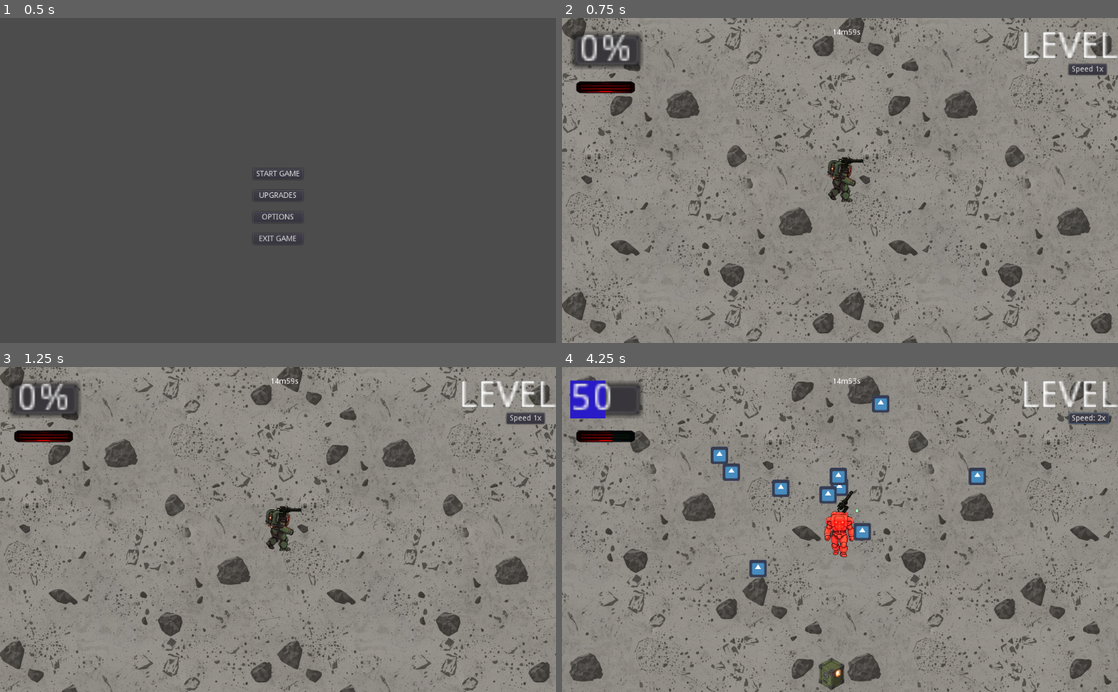
Above: before the commit, frames 1-4 (two rows, left to right).
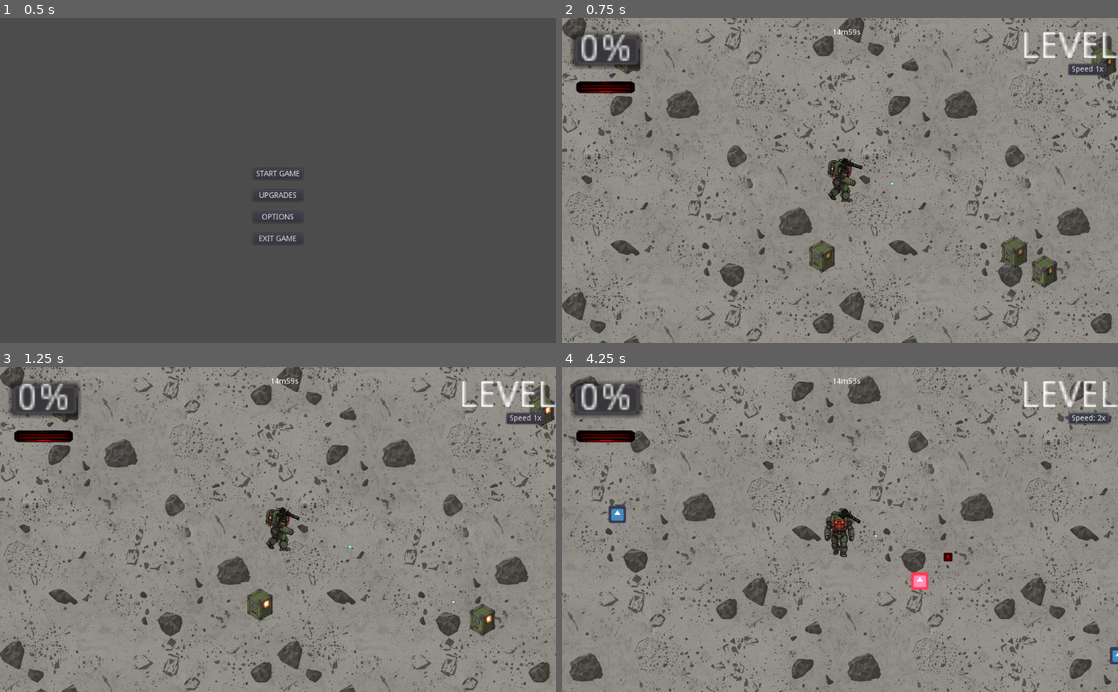
Above: after the commit, the same moments.

Repository: rcameronlyman/NEOBUSHI
Game: Godot game, scene res://MainMenu.tscn
Same seed, same stepped clock (60 frames per second), same inputs: the game is played once before the commit and once after it. The engine's default icon, where the game draws it, is replaced by a stand-in: a white triangle on a blue panel in a dark square.
Inputs (mouse positions are in pixels of both pictures, inside the frame that each line leads up to):
- Up to frame 1 (0.5 s): no input
- Up to frame 2 (0.75 s): click "START GAME" at 0.5 s
- Up to frame 3 (1.25 s): no input
- Up to frame 4 (4.25 s): click "Speed 1x" at 1.25 s; click "Speed: 1.5x" at 2 s; move the mouse to (962, 513) at 2.77 s; hold D (move_right) 2.78-3.53 s; move the mouse to (728, 545) at 3.52 s; hold S (move_down) from 3.53 s (still down)

Frame 1 is identical in both runs. In frame 2, 1.4% of the frame differs, in the area x 6-100%, y 9-100%; in frame 3, 1.1%; in frame 4, 4.0%, in the area x 1-100%, y 4-100%.

Commit message:
Added Health, Magnet, Overdrive (4x fire rate), and Speed power-ups to Supply Crates; fixed gem collection logic and range detection

Diff:
--- a/CratePlacer.gd
+++ b/CratePlacer.gd
@@ -1,13 +1,14 @@
 extends Node2D
 
-# 1. Case-Sensitivity Audit: Path must match your file system exactly
 export(PackedScene) var crate_scene = preload("res://SupplyCrate.tscn")
 
-export var total_crates = 200  # Adjust for density
-export var map_range = 5000   # Based on your 10k x 10k Lunar Surface
+# 800 crates makes the world feel alive without lagging the game
+export var total_crates = 800
+# Setting this to 2500 keeps them in a 5k area around you
+# so you aren't wandering in a desert forever.
+export var map_range = 2500
 
 func _ready():
-	# Ensuring random seeds differ every time the .exe is launched
 	randomize()
 	spawn_all_crates()
 
@@ -15,12 +16,11 @@
 	for i in range(total_crates):
 		var crate = crate_scene.instance()
 
-		# 2. Frame-Rate Independence: This is a one-time position shift
-		# Positions crates randomly between -5000 and 5000 on both axes
+		# Spawns crates in a tighter circle/square around the center
 		var x_pos = rand_range(-map_range, map_range)
 		var y_pos = rand_range(-map_range, map_range)
 
-		crate.global_position = Vector2(x_pos, y_pos)
+		crate.position = Vector2(x_pos, y_pos)
 
-		# Adding to the root of the World scene
-		get_tree().current_scene.call_deferred("add_child", crate)
+		# Adding to THIS node keeps the Remote tree clean
+		add_child(crate)
--- a/EnemySpawner.gd
+++ b/EnemySpawner.gd
@@ -1,28 +1,30 @@
 extends Node2D
 
 var enemy_scene = preload("res://Enemy.tscn")
-var spawn_range = 800
-var safety_margin = 550
+
+# --- SPAWN DISTANCES ---
+# Increased to ensure they spawn outside the camera view (1000+)
+var spawn_range = 1400
+var safety_margin = 1100
 
 # --- SWARM SETTINGS ---
-var base_spawn_time = 1.5          # Start faster
-var minimum_spawn_time = 0.2       # Rapid-fire spawning
-var difficulty_increase_rate = 0.08 # Ramp up intensity quickly
-var enemies_per_burst = 3          # How many spawn at once (Increase this for more chaos!)
+var base_spawn_time = 2.0          # Slightly slower start
+var minimum_spawn_time = 0.5       # Reasonable cap for high intensity
+var difficulty_increase_rate = 0.02 # Much smoother ramp up (was 0.08)
+var enemies_per_burst = 2          # Dropped from 3 to 2 for better pacing
 
 # NEW: High-intensity testing ceiling
-var max_enemies = 750
+var max_enemies = 50
 
 func _ready():
 	$SpawnTimer.wait_time = base_spawn_time
 	$SpawnTimer.start()
 
 func _on_SpawnTimer_timeout():
-	var current_enemy_count = get_tree().get_nodes_in_group("enemies").size()
+	# Counting "mobs" specifically so SupplyCrates don't block spawns
+	var current_enemy_count = get_tree().get_nodes_in_group("mobs").size()
 
-	# Only spawn if we haven't hit the massive ceiling
 	if current_enemy_count < max_enemies:
-		# SWARM LOGIC: Spawn a cluster instead of just one
 		for i in range(enemies_per_burst):
 			if current_enemy_count + i < max_enemies:
 				spawn_enemy()
@@ -35,22 +37,20 @@
 	if not player:
 		return
 
-	# Calculate spawn position in a circle around the player
+	# Calculate spawn position in a circle outside the view
 	var random_angle = rand_range(0, TAU)
 	var direction = Vector2(cos(random_angle), sin(random_angle))
 	var distance = rand_range(safety_margin, spawn_range)
 	var spawn_pos = player.global_position + (direction * distance)
 
 	var enemy = enemy_scene.instance()
+
+	# Important: Ensure the enemy is added to "mobs" for the count check
+	enemy.add_to_group("mobs")
+
 	get_tree().current_scene.add_child(enemy)
 	enemy.global_position = spawn_pos
 
 func increase_difficulty():
-	# Ramp up both the speed of spawning AND the number of enemies per burst
 	if $SpawnTimer.wait_time > minimum_spawn_time:
 		$SpawnTimer.wait_time -= difficulty_increase_rate
-
-	# Every time the timer hits its fastest speed, consider increasing enemies_per_burst
-	# (Optional: uncomment below if you want it to get truly insane)
-	# if $SpawnTimer.wait_time <= minimum_spawn_time and enemies_per_burst < 10:
-	#	enemies_per_burst += 1
--- a/Gem.gd
+++ b/Gem.gd
@@ -8,6 +8,7 @@
 
 # Magnet settings
 var attract_speed = 600.0
+var target_player = null
 
 func _ready():
 	randomize()
@@ -30,12 +31,22 @@
 			slide_velocity = Vector2.ZERO
 
 	# 2. Handle the Magnet (Attraction)
-	# We find the player in the scene
-	var player = get_tree().current_scene.find_node("Player", true, false)
-	if player:
-		var dist = global_position.distance_to(player.global_position)
-		# Only attract if the player is within their specific pickup_range
-		if dist < player.pickup_range:
-			is_bouncing = false # Stop bouncing if we start attracting
-			var direction = (player.global_position - global_position).normalized()
-			global_position += direction * attract_speed * delta
+	# If we haven't found the player yet, keep looking within the range
+	if not target_player:
+		var player = get_tree().current_scene.find_node("Player", true, false)
+		if player:
+			var dist = global_position.distance_to(player.global_position)
+			if dist < player.pickup_range:
+				target_player = player
+				is_bouncing = false
+
+	# 3. Move toward the player if targeted
+	if target_player:
+		var direction = (target_player.global_position - global_position).normalized()
+		global_position += direction * attract_speed * delta
+
+func _on_Gem_area_entered(area):
+	# This ensures the gem only deletes when it physically touches the Player body
+	if area.name == "Player" or area.is_in_group("player"):
+		# Add your XP signal or function call here
+		queue_free()
--- a/Player.gd
+++ b/Player.gd
@@ -11,13 +11,18 @@
 var health = 100
 var armor = 0
 var healing = 0
-var speed = 375            # Increased by 50% (was 250) to lengthen the stride
+var speed = 375
 var fire_rate = 1.5
 var damage_mult = 1.0
 var pickup_range = 150.0
 var crit_chance = 0.05
 var cooldown_red = 0.0
 var xp_growth_rate = 1.0
+
+# --- POWER-UP TEMPORARY STATS ---
+var boost_speed = 0.0
+var boost_fire_rate = 1.0
+var magnet_active = false
 
 # --- IN-RUN UPGRADE LEVELS ---
 var run_fire_rate_lvl = 0
@@ -52,7 +57,6 @@
 func apply_meta_upgrades():
 	max_health += (Global.upgrade_levels["max_health"] * 20)
 	health = max_health
-	# We also scale the move_speed upgrade by 1.5 to keep step length consistent across levels
 	speed += (Global.upgrade_levels["move_speed"] * 37.5)
 	armor += Global.upgrade_levels["armor"]
 	fire_rate += (Global.upgrade_levels["fire_rate"] * 0.1)
@@ -63,12 +67,11 @@
 	move_mech(delta)
 	update_minigun_visual()
 	apply_passive_healing(delta)
-	# --- CRUSH LOGIC ---
-	# Checks if we are overlapping crates or unarmored enemies to "crush" them
+
 	for area in $GemCollector.get_overlapping_areas():
 		if area.is_in_group("crate") or area.is_in_group("unarmored"):
 			if area.has_method("take_damage"):
-				area.take_damage(100) # Instant destruction on contact
+				area.take_damage(100)
 
 func move_mech(delta):
 	var input = Vector2.ZERO
@@ -77,18 +80,15 @@
 	input = input.normalized()
 
 	if input != Vector2.ZERO:
-		var target_speed = speed
+		var target_speed = speed + boost_speed
 
 		if $AnimatedSprite.frame == 0 or $AnimatedSprite.frame == 1:
-			target_speed = speed * pulse_speed
+			target_speed = (speed + boost_speed) * pulse_speed
 
 		velocity = velocity.move_toward(input * target_speed, acceleration * delta)
 
-		# --- DYNAMIC STEP CALCULATION ---
 		var steps_per_second = 2 + Global.upgrade_levels["move_speed"]
 		var total_fps = steps_per_second * 3
-
-		# MULTIPLY BY 0.66: Slows animation relative to speed to lengthen stride by 50%
 		$AnimatedSprite.speed_scale = (total_fps / 5.0) * 0.66
 
 		$AnimatedSprite.play()
@@ -107,6 +107,73 @@
 
 	velocity = move_and_slide(velocity)
 
+# --- POWER-UP FUNCTIONS ---
+
+func activate_speed_boost(duration):
+	boost_speed = 200.0
+
+	# Start the "Stutter" effect
+	var effect_timer = 0.0
+	while effect_timer < duration:
+		# Toggle transparency for that "ghosting" look
+		$AnimatedSprite.modulate.a = 0.3
+		yield(get_tree().create_timer(0.05), "timeout")
+		$AnimatedSprite.modulate.a = 1.0
+		yield(get_tree().create_timer(0.05), "timeout")
+		effect_timer += 0.1
+
+	# Reset after duration
+	boost_speed = 0.0
+	$AnimatedSprite.modulate.a = 1.0
+
+func activate_overdrive(duration):
+	boost_fire_rate = 4.0
+	# Intense white-hot glow (RGB values above 1.0)
+	$AnimatedSprite.modulate = Color(4, 4, 2)
+
+	yield(get_tree().create_timer(duration), "timeout")
+
+	boost_fire_rate = 1.0
+	$AnimatedSprite.modulate = Color(1, 1, 1) # Reset to normal
+
+func activate_magnet(duration):
+	magnet_active = true
+	var original_range = pickup_range
+	pickup_range = 1000
+	yield(get_tree().create_timer(duration), "timeout")
+	pickup_range = original_range
+	magnet_active = false
+
+func heal(amount):
+	health += amount
+	if health > max_health:
+		health = max_health
+	update_ui()
+
+# --- REVISED XP & POWERUP COLLECTION ---
+
+func _on_GemCollector_area_entered(area):
+	# Analytical Fix: Added 'powerups' group check
+	if area.is_in_group("gems") or area.is_in_group("powerups"):
+		# 1. Check if it's a Power-up or special item first
+		if area.has_method("apply_powerup"):
+			area.apply_powerup(self)
+			return # Exit to avoid XP logic below
+
+		# 2. Treat as XP Gem
+		var dist = global_position.distance_to(area.global_position)
+		if dist < 80:
+			experience += 1.0 * xp_growth_rate
+			Global.gems_collected += 1
+			check_level_up()
+			area.queue_free()
+
+	if area.is_in_group("crate"):
+		if area.has_method("take_damage"):
+			area.take_damage(100)
+
+# --- EXISTING LOGIC (Unchanged) ---
+
 func update_minigun_visual():
 	var target = get_closest_enemy()
 	if target:
@@ -123,43 +190,25 @@
 		health = min(health, max_health)
 		update_ui()
 
-func heal(amount):
-	health += amount
-	if health > max_health:
-		health = max_health
-	update_ui()
-
 func shoot():
 	var target = get_closest_enemy()
-	if not target:
-		return
+	if not target: return
 
 	var bullet_count = 1
 	var spread_angle = 0.18
-
-	if run_split_shot_lvl == 1:
-		bullet_count = 2
-	elif run_split_shot_lvl == 2:
-		bullet_count = 3
-	elif run_split_shot_lvl == 3:
-		bullet_count = 4
-		spread_angle = 0.1
+	if run_split_shot_lvl == 1: bullet_count = 2
+	elif run_split_shot_lvl == 2: bullet_count = 3
+	elif run_split_shot_lvl == 3: bullet_count = 4; spread_angle = 0.1
 
 	var base_dir = (target.global_position - $Minigun/MuzzleFlash.global_position).normalized()
-
 	for i in range(bullet_count):
 		var bullet = bullet_scene.instance()
 		get_parent().add_child(bullet)
 		bullet.global_position = $Minigun/MuzzleFlash.global_position
 		var offset = (i - (bullet_count - 1) / 2.0) * spread_angle
 		bullet.direction = base_dir.rotated(offset).normalized()
-
 		bullet.pierce_count = run_pierce_lvl
 		bullet.bounce_count = run_bounce_lvl
-
-		if run_split_shot_lvl == 3:
-			bullet.damage *= 1.2
-
 	flash_muzzle()
 
 func flash_muzzle():
@@ -173,23 +222,15 @@
 	var enemies = $ShootingRange.get_overlapping_areas()
 	var nearest = null
 	var min_dist = INF
-
 	for enemy in enemies:
 		if enemy.is_in_group("enemies"):
 			var dist = global_position.distance_to(enemy.global_position)
 			var effective_dist = dist
-
-			# --- TARGET PRIORITY LOGIC ---
 			if enemy.is_in_group("crate"):
-				# Determine if we are facing the crate
 				var dir_to_target = (enemy.global_position - global_position).normalized()
 				var facing_dir = Vector2.RIGHT.rotated($Minigun.rotation)
 				var dot = facing_dir.dot(dir_to_target)
-
-				# If not facing (dot < 0.7) and not point-blank (dist > 120), deprioritize
-				if dot < 0.7 and dist > 120:
-					effective_dist += 4000
-
+				if dot < 0.7 and dist > 120: effective_dist += 4000
 			if effective_dist < min_dist:
 				min_dist = effective_dist
 				nearest = enemy
@@ -200,26 +241,12 @@
 	if run_fire_rate_lvl == 1: run_speed_boost = 1.5
 	if run_fire_rate_lvl == 2: run_speed_boost = 1.75
 	if run_fire_rate_lvl == 3: run_speed_boost = 2.0
-
-	$ShootTimer.wait_time = (0.5 / fire_rate) / run_speed_boost
+	$ShootTimer.wait_time = (0.5 / fire_rate) / (run_speed_boost * boost_fire_rate)
 	shoot()
 
-func _on_GemCollector_area_entered(area):
-	if area.is_in_group("gems"):
-		experience += 1.0 * xp_growth_rate
-		Global.gems_collected += 1
-		check_level_up()
-		area.queue_free()
-
-	# Extra safeguard: if a crate isn't caught by the physics loop, catch it here
-	if area.is_in_group("crate"):
-		if area.has_method("take_damage"):
-			area.take_damage(100)
-
 func check_level_up():
 	update_ui()
-	if experience >= xp_to_next_level:
-		level_up()
+	if experience >= xp_to_next_level: level_up()
 
 func level_up():
 	level += 1
@@ -228,7 +255,6 @@
 	prev_xp_req = xp_to_next_level
 	xp_to_next_level = next_req
 	update_ui()
-
 	var menu = load("res://LevelUpMenu.tscn").instance()
 	get_tree().current_scene.add_child(menu)
 	get_tree().paused = true
@@ -239,8 +265,7 @@
 		xp_bar.max_value = xp_to_next_level
 		xp_bar.value = experience
 	var lvl_label = get_tree().current_scene.find_node("LevelLabel", true, false)
-	if lvl_label:
-		lvl_label.text = "LEVEL: " + str(level)
+	if lvl_label: lvl_label.text = "LEVEL: " + str(level)
 	var hp_bar = get_tree().current_scene.find_node("HealthBar", true, false)
 	if hp_bar:
 		hp_bar.max_value = max_health
@@ -248,10 +273,7 @@
 
 func _on_DetectionArea_area_entered(area):
 	if area.is_in_group("enemies") and can_take_damage:
-		# Crates don't damage the player
-		if area.is_in_group("crate"):
-			return
-
+		if area.is_in_group("crate"): return
 		var damage_taken = max(1, 10 - armor)
 		health -= damage_taken
 		update_ui()
@@ -260,15 +282,13 @@
 		yield(get_tree().create_timer(0.2), "timeout")
 		$AnimatedSprite.modulate = Color(1, 1, 1)
 		can_take_damage = true
-
 		if health <= 0:
 			if has_revival:
 				health = max_health / 2
 				has_revival = false
 				update_ui()
 			else:
-				if get_parent().has_method("game_over"):
-					get_parent().game_over()
+				if get_parent().has_method("game_over"): get_parent().game_over()
 				else:
 					Global.add_meta_xp(Global.gems_collected)
 					get_tree().change_scene("res://SummaryScreen.tscn")
--- a/Player.tscn
+++ b/Player.tscn
@@ -115,7 +115,7 @@
 radius = 78.1025
 
 [sub_resource type="CircleShape2D" id=3]
-radius = 271.007
+radius = 856.309
 
 [sub_resource type="CircleShape2D" id=26]
 
@@ -147,7 +147,6 @@
 [node name="ShootingRange" type="Area2D" parent="."]
 
 [node name="CollisionShape2D" type="CollisionShape2D" parent="ShootingRange"]
-visible = false
 shape = SubResource( 3 )
 
 [node name="Camera2D" type="Camera2D" parent="."]
--- /dev/null
+++ b/PowerUp.gd
@@ -0,0 +1,40 @@
+extends Area2D
+
+enum Type { HEALTH, MAGNET, OVERDRIVE, SPEED }
+export(Type) var powerup_type = Type.HEALTH
+
+func _ready():
+	# ANALYTICAL FIX: Ensure this is in 'powerups' so Player.gd can 'see' it
+	add_to_group("powerups")
+	set_visuals()
+
+func set_visuals():
+	match powerup_type:
+		Type.HEALTH:
+			# If using the good sprite, we reset modulate to white so it looks natural
+			$Sprite.modulate = Color.white
+		Type.MAGNET:
+			$Sprite.modulate = Color.blue
+		Type.OVERDRIVE:
+			$Sprite.modulate = Color.red
+		Type.SPEED:
+			$Sprite.modulate = Color.cyan
+
+func apply_powerup(player):
+	match powerup_type:
+		Type.HEALTH:
+			player.heal(25)
+		Type.MAGNET:
+			player.activate_magnet(5.0)
+		Type.OVERDRIVE:
+			player.activate_overdrive(5.0)
+		Type.SPEED:
+			player.activate_speed_boost(5.0)
+
+	# Item is removed ONLY after the effect is applied
+	queue_free()
+
+func _on_PowerUp_area_entered(area):
+	# Physical pickup: Only triggers when touching the Player's actual collision body
+	if area.name == "Player" or area.is_in_group("player"):
+		apply_powerup(area)
--- /dev/null
+++ b/PowerUp.tscn
@@ -0,0 +1,20 @@
+[gd_scene load_steps=4 format=2]
+
+[ext_resource path="res://PowerUp.gd" type="Script" id=1]
+[ext_resource path="res://icon.png" type="Texture" id=2]
+
+[sub_resource type="CircleShape2D" id=1]
+radius = 33.4996
+
+[node name="PowerUp" type="Area2D"]
+script = ExtResource( 1 )
+
+[node name="CollisionShape2D" type="CollisionShape2D" parent="."]
+scale = Vector2( 0.5, 0.5 )
+shape = SubResource( 1 )
+
+[node name="Sprite" type="Sprite" parent="."]
+scale = Vector2( 0.5, 0.5 )
+texture = ExtResource( 2 )
+
+[connection signal="area_entered" from="." to="." method="_on_PowerUp_area_entered"]
--- a/SupplyCrate.gd
+++ b/SupplyCrate.gd
@@ -1,14 +1,14 @@
 extends Area2D
 
 var health_drop_scene = preload("res://HealthDrop.tscn")
+var power_up_scene = preload("res://PowerUp.tscn")
 
 func _ready():
+	# Keep your group logic
 	add_to_group("enemies")
 	add_to_group("crate")
 	z_index = 0
 
-# The underscore _amount and _pos allow the bullet to pass
-# data without the script complaining about "unused variables"
 func take_damage(_amount = 1, _pos = Vector2.ZERO):
 	handle_destruction()
 
@@ -17,7 +17,21 @@
 	queue_free()
 
 func determine_loot():
-	if randi() % 4 == 0:
+	var roll = randi() % 4
+
+	# 25% chance to drop the "Good" HealthDrop
+	if roll == 0:
 		var drop = health_drop_scene.instance()
 		get_tree().current_scene.call_deferred("add_child", drop)
 		drop.global_position = global_position
+
+	# 25% chance to drop a PowerUp (Magnet, Overdrive, or Speed ONLY)
+	elif roll == 1:
+		var p_up = power_up_scene.instance()
+
+		# randi() % 3 + 1 forces the result to be 1, 2, or 3.
+		# This skips 0 (HEALTH) so you never see the green logo placeholder again.
+		p_up.powerup_type = (randi() % 3) + 1
+
+		get_tree().current_scene.call_deferred("add_child", p_up)
+		p_up.global_position = global_position
--- a/SupplyCrate.tscn
+++ b/SupplyCrate.tscn
@@ -22,7 +22,7 @@
 } ]
 
 [sub_resource type="RectangleShape2D" id=4]
-extents = Vector2( 9, 12.125 )
+extents = Vector2( 45, 58 )
 
 [node name="SupplyCrate" type="Area2D"]
 z_index = -1
@@ -31,11 +31,9 @@
 [node name="AnimatedSprite" type="AnimatedSprite" parent="."]
 scale = Vector2( 0.3, 0.3 )
 frames = SubResource( 1 )
-frame = 1
 playing = true
 
 [node name="CollisionShape2D" type="CollisionShape2D" parent="."]
-position = Vector2( 0, 0.125 )
 shape = SubResource( 4 )
 
 [connection signal="area_entered" from="." to="." method="_on_SupplyCrate_area_entered"]
